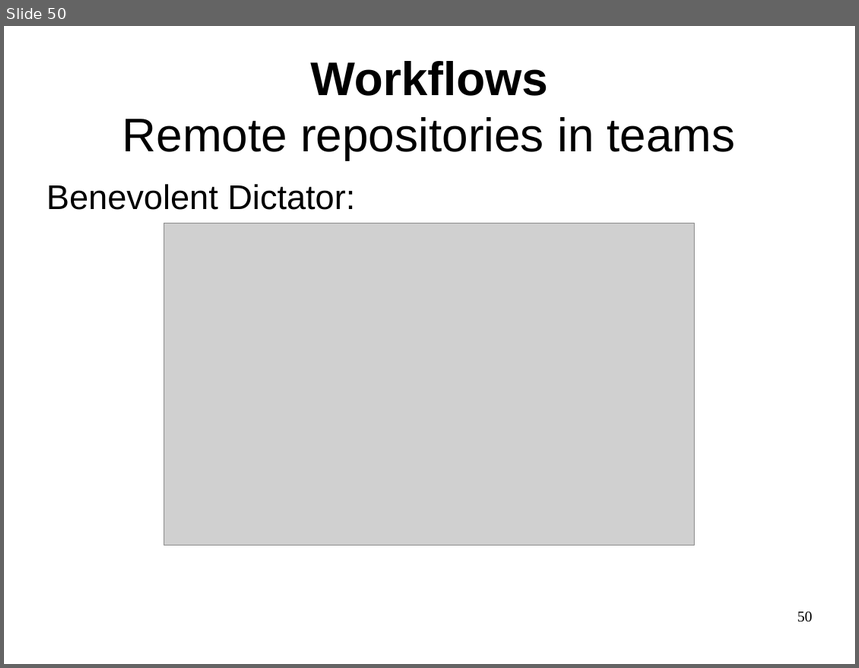
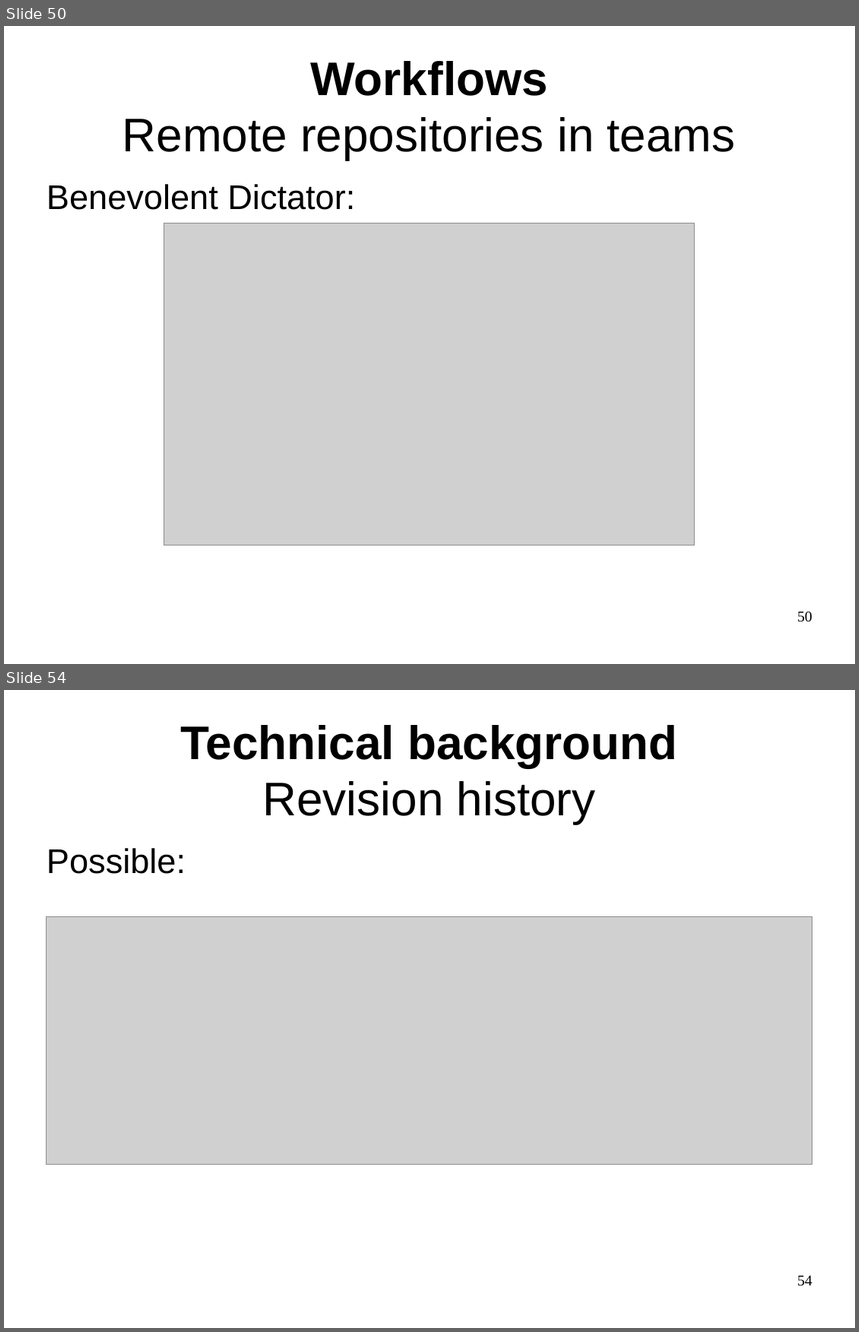
Before and after one commit to philpackmohr/git-paper, a slide deck: git-presentation.odp. Shown one above the other, each under a label of ours: slide 50 before the commit, slides 50 and 54 after it; the slides between them are not shown. The pictures are 859x668 and 859x1332 pixels, drawn with LibreOffice and Linux fonts; fonts in the diff are those of the drawing; grey boxes stand for pictures. Boxes give left, top, right and bottom in pixels: in the first picture for what was removed or moved away, otherwise in the second. Text is boxed around its words. In the diff, an @@ line names an element or a change of style, - is before the commit and + after.

```diff
--- a/git-presentation.odp
+++ b/git-presentation.odp
@@ slide 54 added at (4,690,855,1328), background #FFFFFF @@
@@ title added at (180,725,677,825), 44 pt, text #000000, bold @@
+Technical background
+Revision history
@@ text added at (47,848,186,874), 32 pt, text #000000 @@
+Possible:
@@ picture added at (47,917,813,1165) @@
@@ page number added at (797,1276,813,1287), 14 pt, text #000000 @@
+54
```
Also in this commit, not shown: 16 other slides added.
